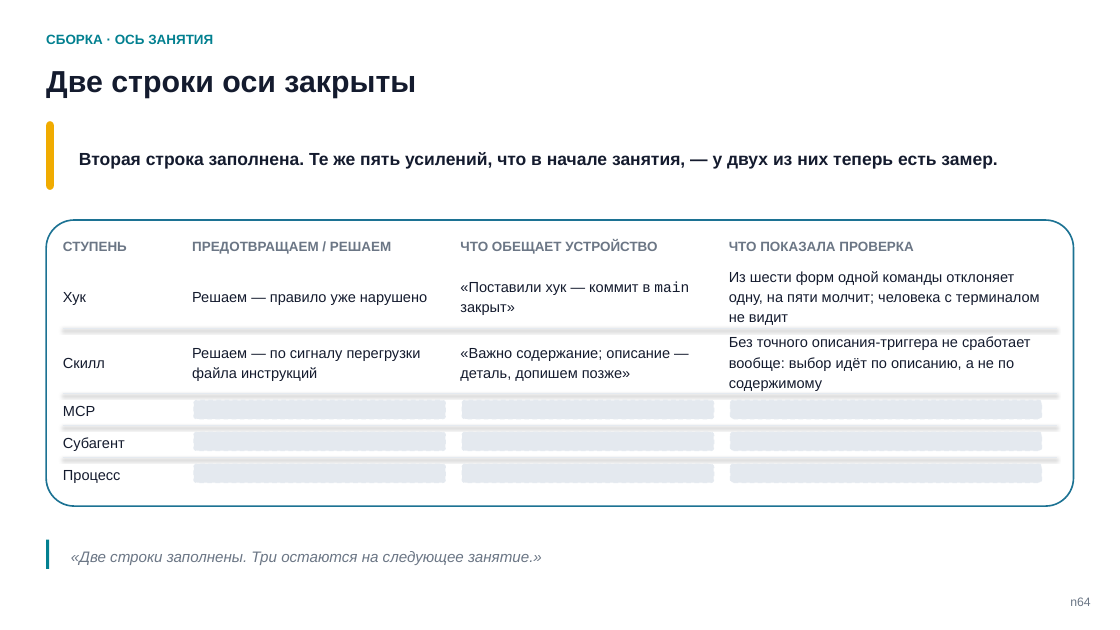
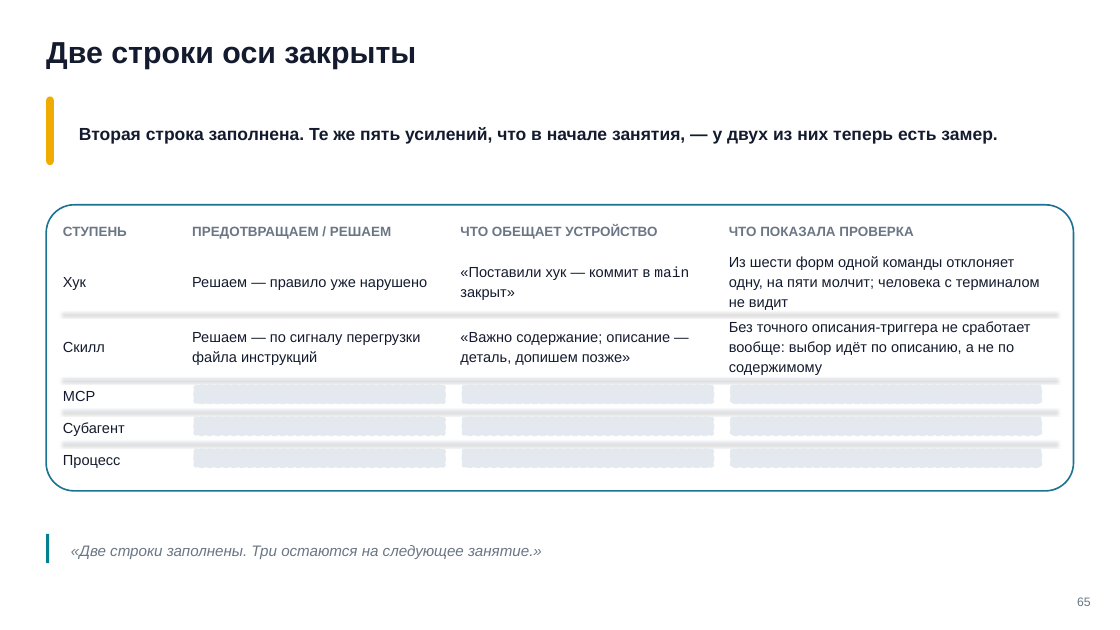
Before and after one commit to tellina-study/AI-usage-lessons, a slide deck: slide 65 of library/seminars/sem-05/rendered/sem-05.pptx. Drawn at 1120x630 pixels with LibreOffice and Linux fonts; fonts in the diff are those of the drawing. Boxes give left, top, right and bottom in pixels: in the first picture for what was removed or moved away, otherwise in the second. Text is boxed around its words. In the diff, an @@ line names an element or a change of style, - is before the commit and + after.

```diff
--- a/library/seminars/sem-05/rendered/sem-05.pptx
+++ b/library/seminars/sem-05/rendered/sem-05.pptx
@@ text "Две строки оси закрыты": place and size @@
-text "Две строки оси закрыты" at (46, 71, 416, 98)
+text "Две строки оси закрыты" at (46, 42, 416, 70)
@@ text removed at (46, 34, 213, 44) @@
-СБОРКА · ОСЬ ЗАНЯТИЯ
@@ rounded rectangle: place and size @@
-rounded rectangle at (46, 121, 54, 190)
+rounded rectangle at (46, 97, 54, 166)
@@ text "Вторая строка заполнена. Те же ...": place and size @@
-text "Вторая строка заполнена. Те же ..." at (79, 152, 997, 169)
+text "Вторая строка заполнена. Те же ..." at (79, 127, 997, 144)
@@ line moved from (63, 458) - (1057, 458) to (63, 378) - (1057, 378) @@
@@ line moved from (63, 394) - (1057, 394) to (63, 410) - (1057, 410) @@
@@ line moved from (63, 426) - (1057, 426) to (63, 442) - (1057, 442) @@
@@ 3 rounded rectangles: place and size @@
-3 rounded rectangles at (462, 401, 713, 483)
+3 rounded rectangles at (194, 385, 445, 467)
@@ 3 rounded rectangles: place and size @@
-3 rounded rectangles at (194, 401, 445, 483)
+3 rounded rectangles at (462, 385, 713, 467)
@@ 15 texts, 4 rounded rectangles, 1 line: place and size @@
-15 texts, 4 rounded rectangles, 1 line at (46, 220, 1074, 507)
+15 texts, 4 rounded rectangles, 1 line at (46, 205, 1074, 492)
@@ rectangle: place and size @@
-rectangle at (46, 539, 50, 569)
+rectangle at (46, 534, 50, 564)
@@ text "«Две строки заполнены. Три остаются ...": place and size @@
-text "«Две строки заполнены. Три остаются ..." at (71, 551, 542, 565)
+text "«Две строки заполнены. Три остаются ..." at (71, 545, 542, 559)
@@ text at (1077, 597, 1091, 606): text changed @@
-n64
+65
```
Also in this commit, not shown: 67 other slides changed, 6 other files.
